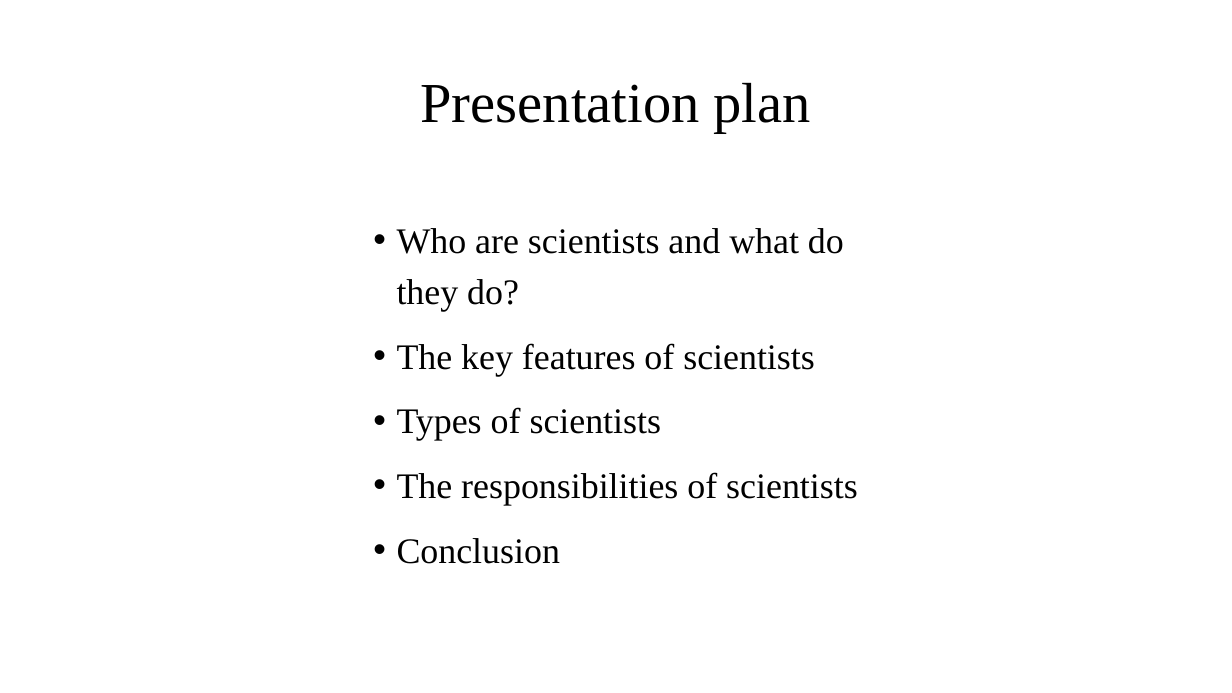
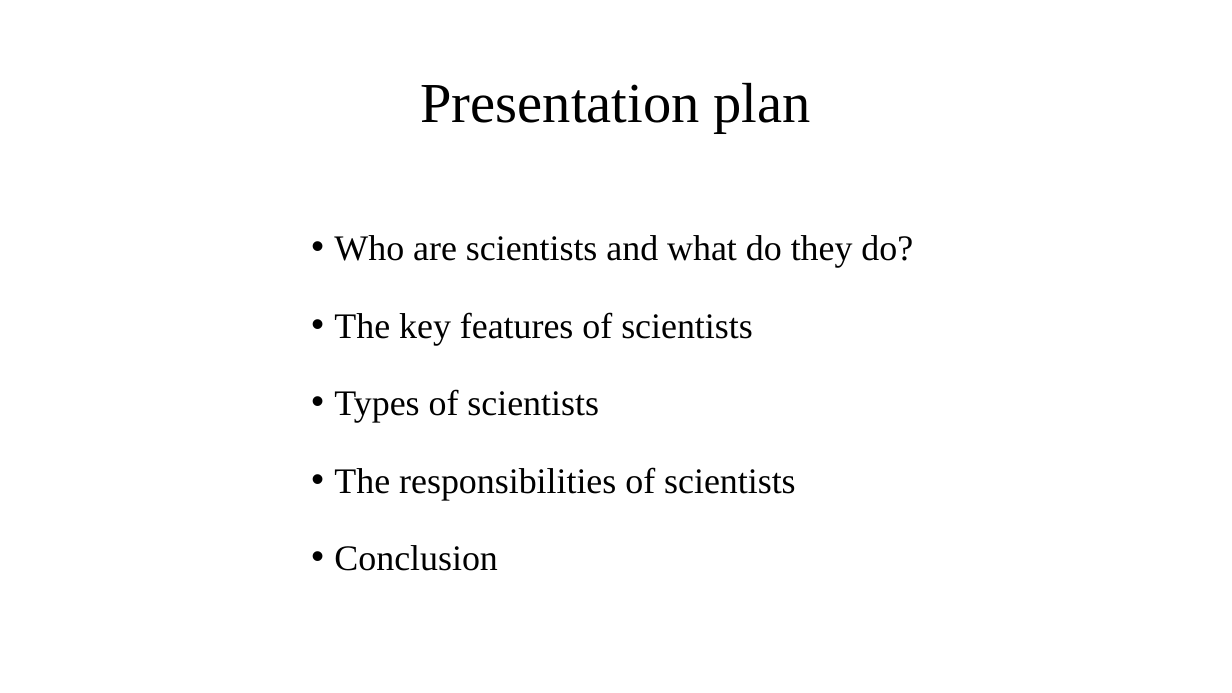
Before and after one commit to KeroDeep/Education, a slide deck: slide 2 of Novosibirsk_State_University/Английский язык/7 семестр/Homework/Scientists role in society.pptx. Drawn at 1232x693 pixels with LibreOffice and Linux fonts; fonts in the diff are those of the drawing. Boxes give left, top, right and bottom in pixels: in the first picture for what was removed or moved away, otherwise in the second. Text is boxed around its words. In the diff, an @@ line names an element or a change of style, - is before the commit and + after.

```diff
--- a/Novosibirsk_State_University/Английский язык/7 семестр/Homework/Scientists role in society.pptx
+++ b/Novosibirsk_State_University/Английский язык/7 семестр/Homework/Scientists role in society.pptx
@@ text "Who are scientists and what ...": place and size @@
-text "Who are scientists and what ..." at (397, 228, 858, 564)
+text "Who are scientists and what ..." at (334, 235, 913, 571)
@@ text "Who are scientists and what ..." at (334, 235, 913, 571): line spacing 1.2 to 1.5 @@
```
Also in this commit, not shown: 2 other files.
